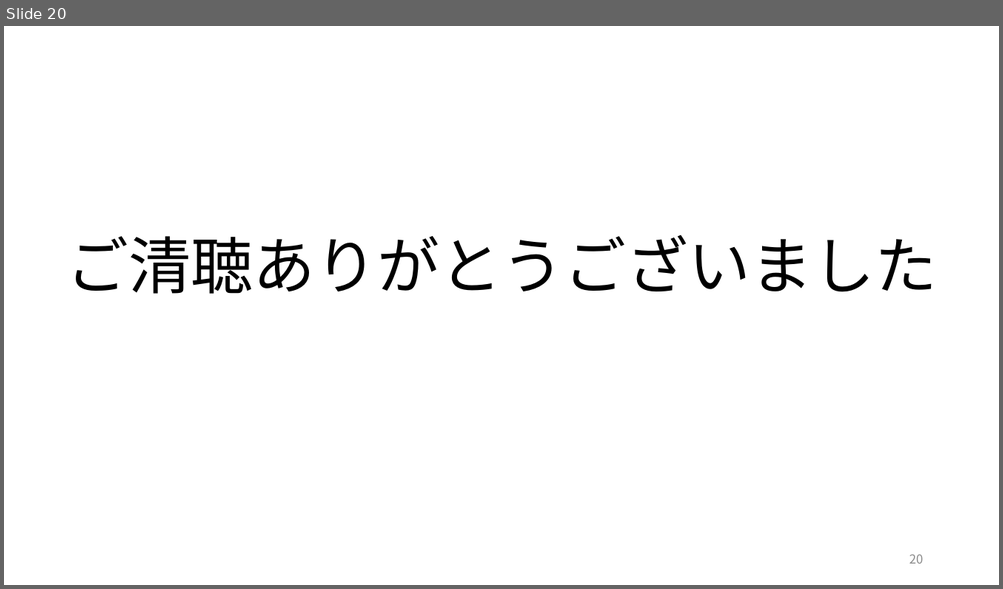
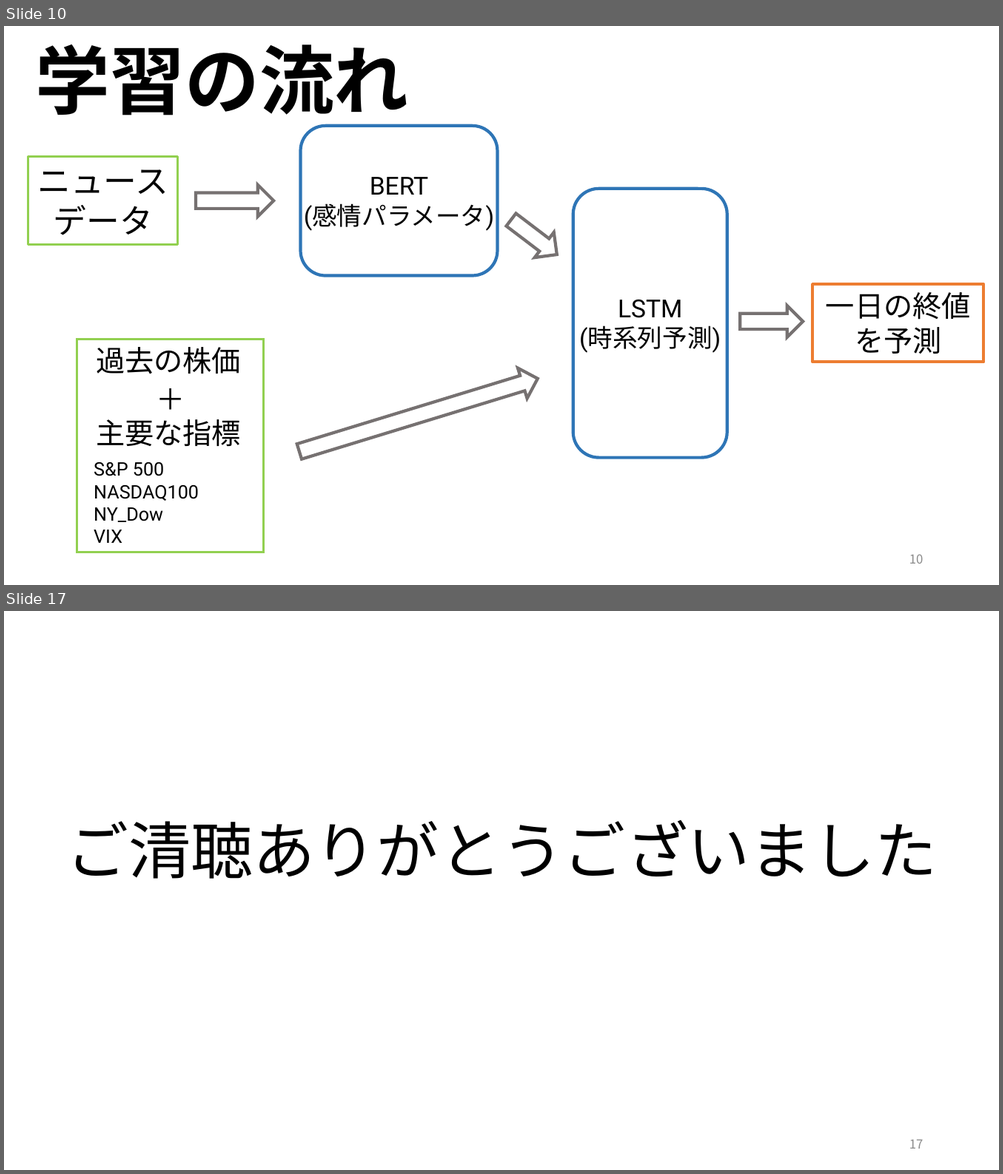
Before and after one commit to ryoww/PBL_stock, a slide deck: 最終報告.pptx. Shown one above the other, each under a label of ours: slide 20 before the commit, slides 10 and 17 after it; the slides between them are not shown. The pictures are 1003x589 and 1003x1174 pixels, drawn with LibreOffice and Linux fonts; fonts in the diff are those of the drawing. Boxes give left, top, right and bottom in pixels: in the first picture for what was removed or moved away, otherwise in the second. Text is boxed around its words. In the diff, an @@ line names an element or a change of style, - is before the commit and + after.

```diff
--- a/最終報告.pptx
+++ b/最終報告.pptx
@@ slide 10 added at (4,26,999,585), background #FFFFFF @@
@@ text added at (36,44,409,127), 72 pt, text #000000, bold @@
+学習の流れ
@@ rounded rectangle added at (300,126,497,276), outline #2E75B6 3 pt @@
@@ rectangle added at (28,156,178,244), outline #92D050 2.25 pt, 32 pt, text #000000 @@
+ニュース
+データ
@@ text added at (304,177,494,231), 24 pt, text #000000 @@
+BERT
+(感情パラメータ)
@@ right arrow added at (196,185,273,217), outline #767171 3 pt @@
@@ rounded rectangle added at (573,189,727,458), outline #2E75B6 3 pt @@
@@ right arrow added at (501,207,566,268), outline #767171 3 pt @@
@@ rectangle added at (813,284,984,362), outline #ED7D31 3 pt, 28 pt, text #000000 @@
+一日の終値
+を予測
@@ text added at (579,299,720,353), 24 pt, text #000000 @@
+LSTM
+(時系列予測)
@@ right arrow added at (740,306,802,338), outline #767171 3 pt @@
@@ group added at (77,339,264,553): 4 texts, 1 rectangle @@
+S&P 500
+NASDAQ100
+NY_Dow
+VIX
+主要な指標
+過去の株価
+＋
@@ right arrow added at (294,364,542,468), outline #767171 3 pt @@
@@ page number added at (909,554,923,564), 12 pt, text #8C8C8C @@
+10
@@ what was slide 20 is now slide 17 @@
@@ page number at (909,1140,923,1149): text changed @@
-20
+17
```
Also in this commit, not shown: 12 slides changed, 5 other slides added, 1 slide removed, 1 other file.
